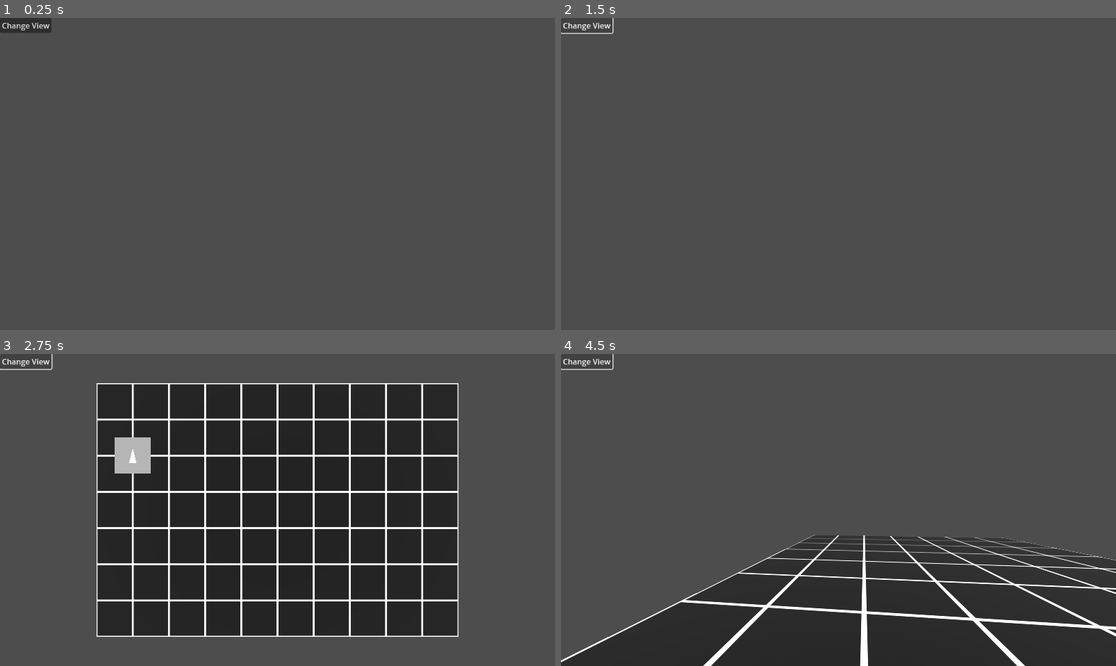
Above: before the commit, frames 1-4 (two rows, left to right).
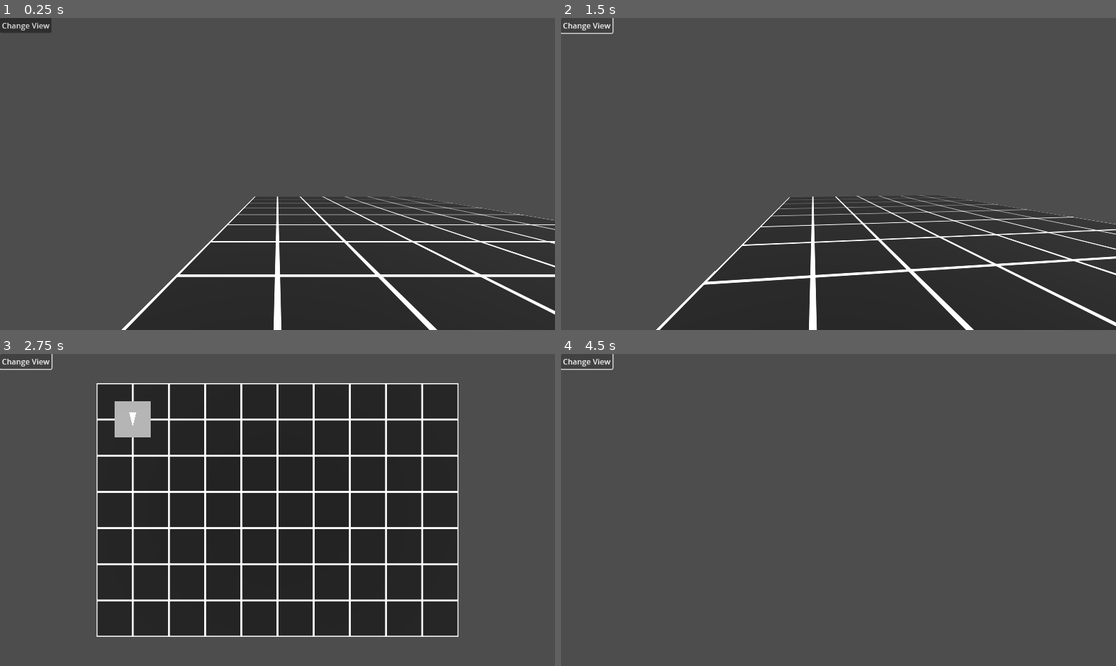
Above: after the commit, the same moments.

Repository: mabanana/pirate-jam-17
Game: Godot game, scene res://walking/main.tscn
Same seed, same stepped clock (60 frames per second), same inputs: the game is played once before the commit and once after it. The project has no main scene, so this scene is started directly.
Inputs:
- Up to frame 1 (0.25 s): no input
- Up to frame 2 (1.5 s): click "Change View" at 0.5 s; tap Enter (ui_accept) at 1.25 s; hold Right (ui_right) from 1.28 s (still down)
- Up to frame 3 (2.75 s): tap Enter (ui_accept) at 1.52, 2, 2.27 s; release Right (ui_right) at 2.03 s; hold Down (ui_down) from 2.03 s (still down)
- Up to frame 4 (4.5 s): tap Enter (ui_accept) at 2.75, 3.77, 4.25 s; release Down (ui_down) at 2.78 s; hold Right (ui_right) 2.78-3.53 s; hold Up (ui_up) 3.53-4.28 s; hold Left (ui_left) from 4.28 s (still down)

The runs differ from the first frame. In frame 1, 25% of the frame differs, in the area x 21-100%, y 57-100%; in frame 2, 27%; in frame 3, 1.5%; in frame 4, 30%, in the area x 0-100%, y 57-100%.

Commit message:
Update player.gd

Diff:
--- a/walking/player.gd
+++ b/walking/player.gd
@@ -1,24 +1,23 @@
 extends Node3D
 
 signal player_moved
-var facing = 0
+
+@export var facing = 2
+
 var facings = [
 	[-1,0,0],
 	[0,0,-1],
 	[1,0,0],
-	[0,0,1],
-	]
+	[0,0,1]]
 var facing_basis = [
 	Basis(Vector3(1.0, 0.0, 0.0), Vector3(0.0, 1.0, 0.0), Vector3(0.0, 0.0, 1.0)),
 	Basis(Vector3(-0.0, 0.0, 1.0), Vector3(0.0, 1.0, 0.0), Vector3(-1.0, 0.0, -0.0)),
 	Basis(Vector3(-1.0, 0.0, -0.0), Vector3(0.0, 1.0, 0.0), Vector3(0.0, 0.0, -1.0)),
-	Basis(Vector3(0.0, 0.0, -1.0), Vector3(0.0, 1.0, 0.0), Vector3(1.0, 0.0, 0.0)),
-]
+	Basis(Vector3(0.0, 0.0, -1.0), Vector3(0.0, 1.0, 0.0), Vector3(1.0, 0.0, 0.0))]
 
 # Called when the node enters the scene tree for the first time.
 func _ready():
-	pass # Replace with function body.
-
+	transform = Transform3D(facing_basis[facing%len(facings)], position)
 
 # Called every frame. 'delta' is the elapsed time since the previous frame.
 func _process(delta):
